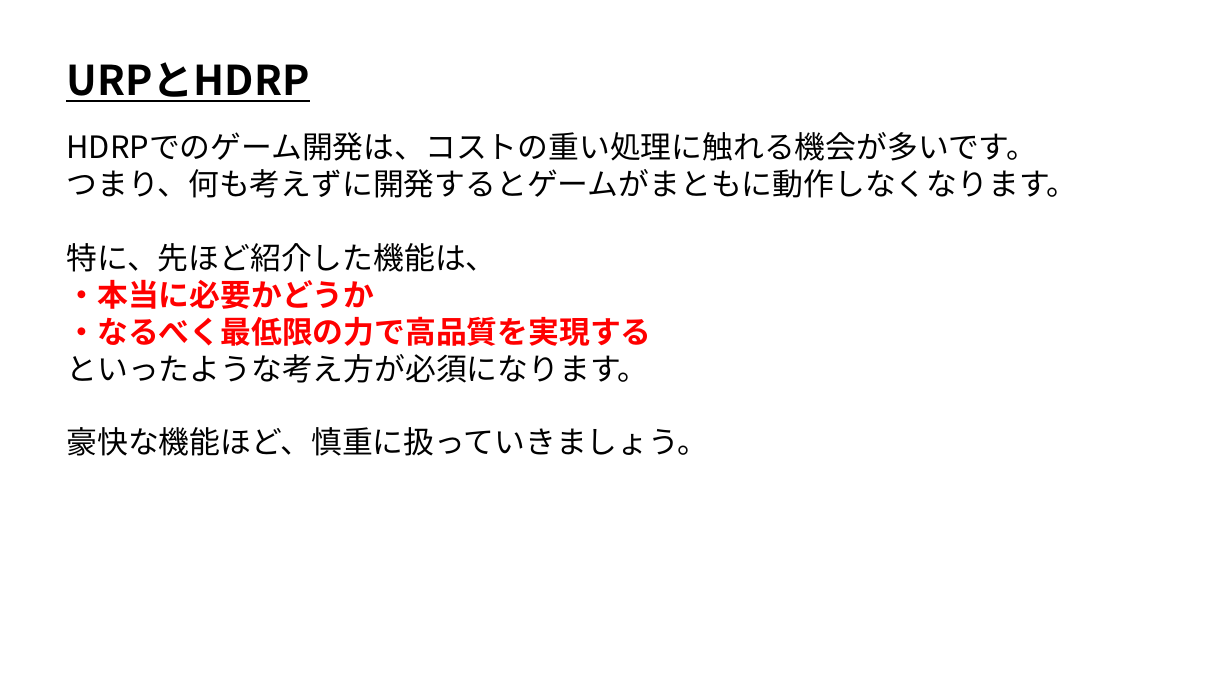
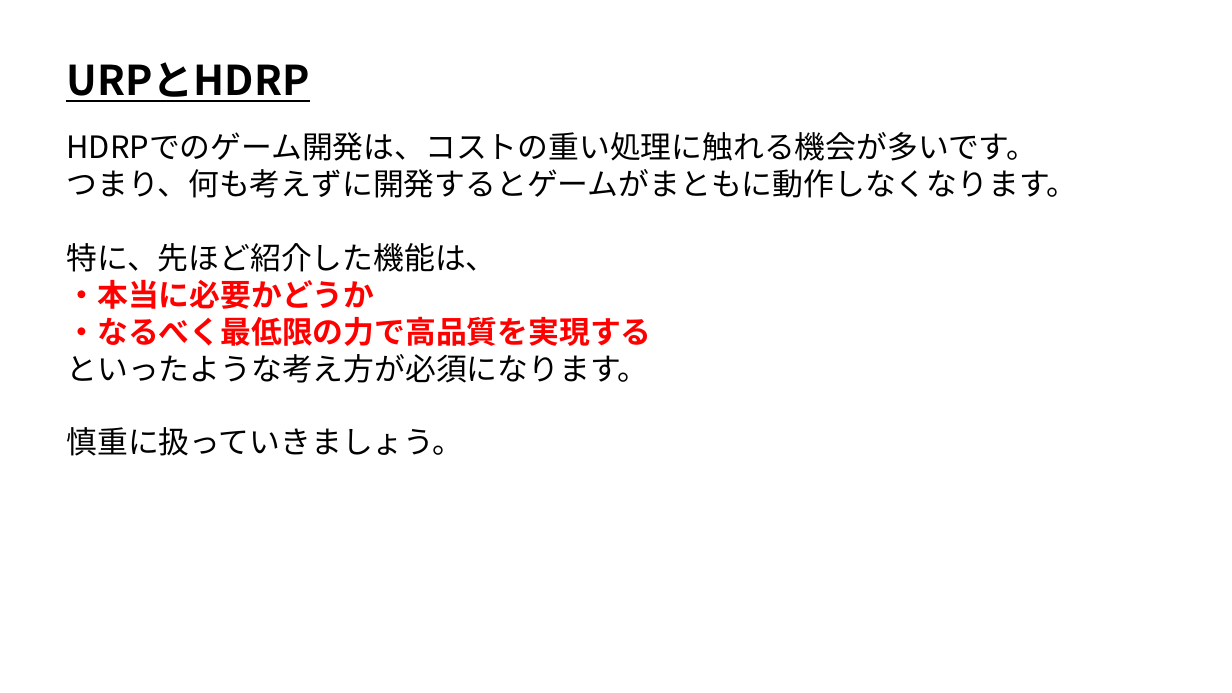
Before and after one commit to ArakiYusuke-Ohara/Textbook, a slide deck: slide 4 of ゲーム科2年/00_前期/ゲームエンジンⅢ/Unity_HDRP/00_URPとHDRP.pptx. Drawn at 1232x693 pixels with LibreOffice and Linux fonts; fonts in the diff are those of the drawing. Boxes give left, top, right and bottom in pixels: in the first picture for what was removed or moved away, otherwise in the second. Text is boxed around its words. In the diff, an @@ line names an element or a change of style, - is before the commit and + after.

```diff
--- a/ゲーム科2年/00_前期/ゲームエンジンⅢ/Unity_HDRP/00_URPとHDRP.pptx
+++ b/ゲーム科2年/00_前期/ゲームエンジンⅢ/Unity_HDRP/00_URPとHDRP.pptx
@@ text at [66,427,463,456]: text changed @@
-豪快な機能ほど、慎重に扱っていきましょう。
+慎重に扱っていきましょう。
```
Also in this commit, not shown: 2 other slides changed, 2 other files.
